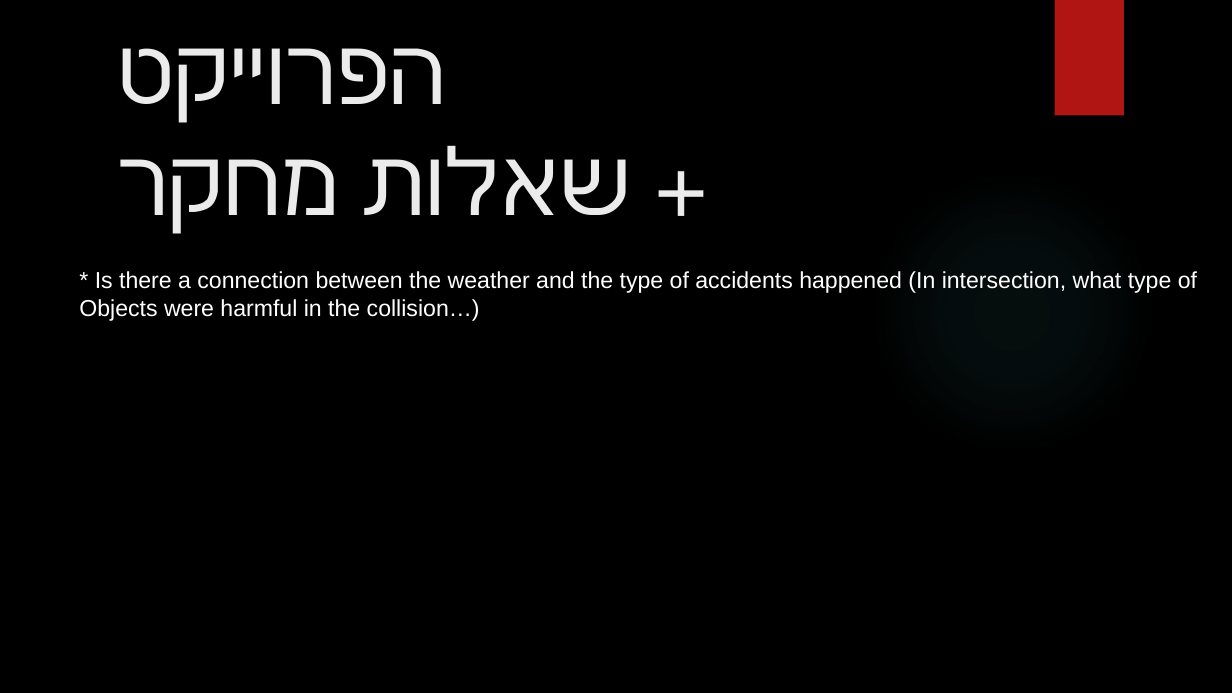
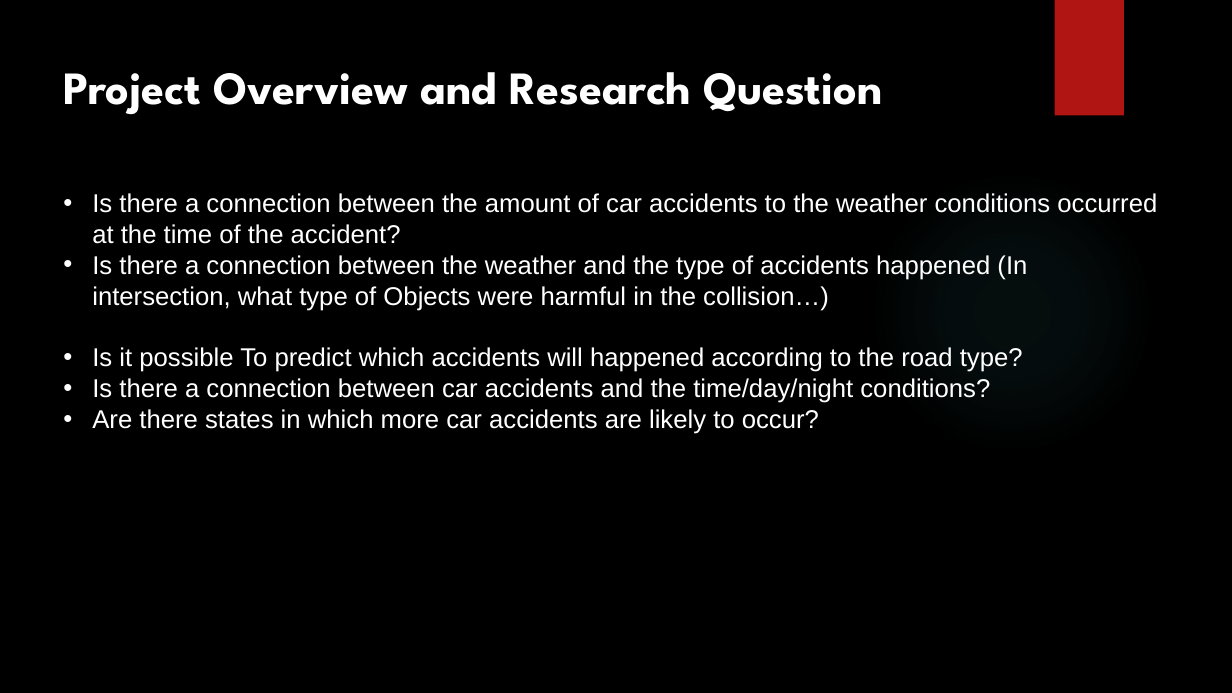
Before and after one commit to danprophet/dataScience, a slide deck: slide 2 of documents/Car Accidents Project.pptx. Drawn at 1232x693 pixels with LibreOffice and Linux fonts; fonts in the diff are those of the drawing; background and template pictures are left out. Boxes give left, top, right and bottom in pixels: in the first picture for what was removed or moved away, otherwise in the second. Text is boxed around its words. In the diff, an @@ line names an element or a change of style, - is before the commit and + after.

Commit message:
Edited and added slides to the presentation.

```diff
--- a/documents/Car Accidents Project.pptx
+++ b/documents/Car Accidents Project.pptx
@@ title removed at (117, 48, 631, 215) @@
-הסבר כללי על הפרוייקט
-+ שאלות מחקר
@@ text added at (63, 72, 882, 114), 36 pt, text #FFFFFF, bold @@
+Project Overview and Research Question
@@ text at (92, 193, 1157, 434): text changed; size 18 to 20 pt @@
-* Is there a connection between the weather and the type of accidents happened (In intersection, what type of
-Objects were harmful in the collision…)
+• Is there a connection between the amount of car accidents to the weather conditions occurred at the time of the accident?
+• Is there a connection between the weather and the type of accidents happened (In intersection, what type of Objects were harmful in the collision…)
+• Is it possible To predict which accidents will happened according to the road type?
+• Is there a connection between car accidents and the time/day/night conditions?
+• Are there states in which more car accidents are likely to occur?
```
Also in this commit, not shown: 1 other slide changed, 2 slides added, 1 slide removed, 1 other file.
